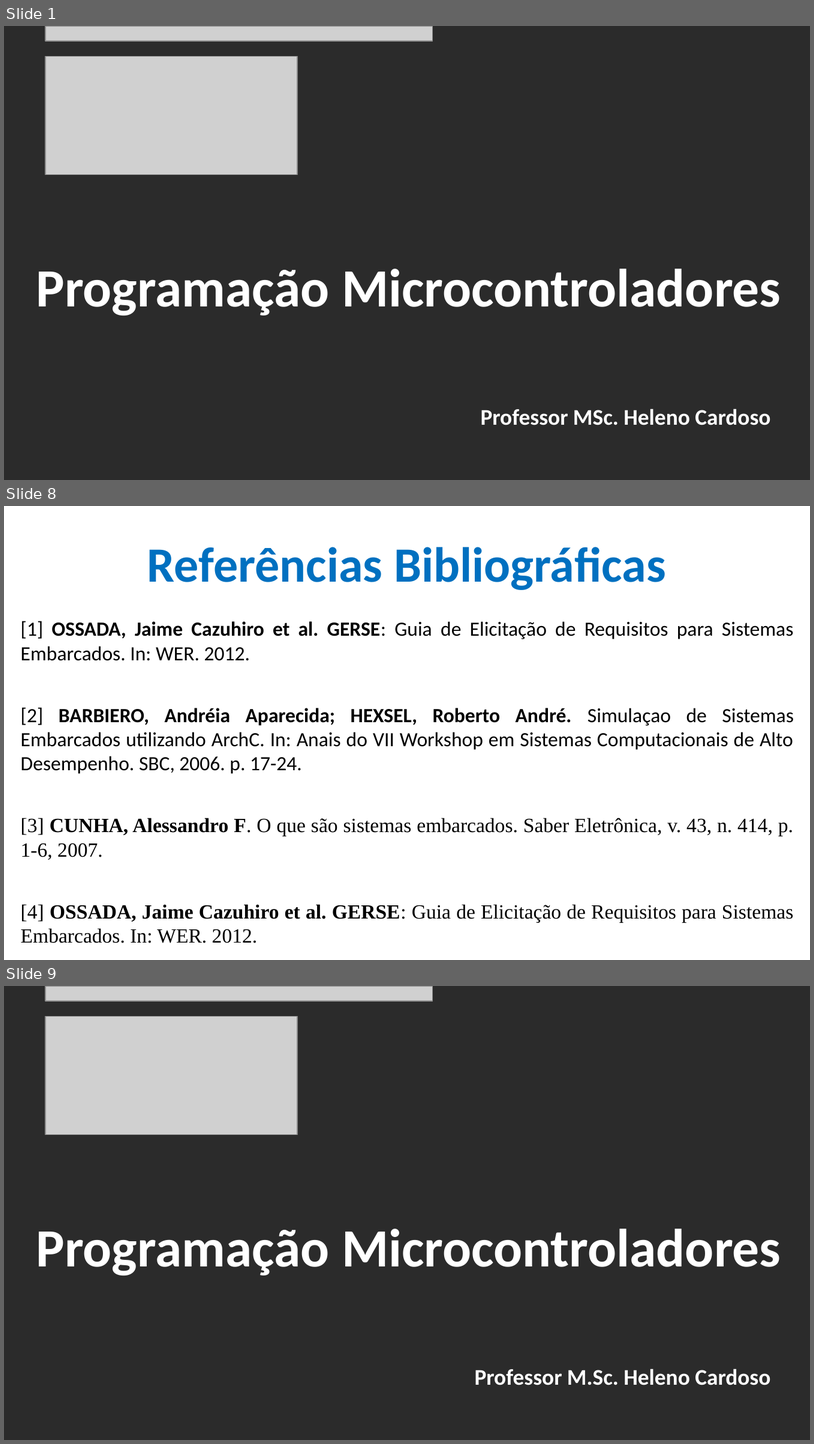
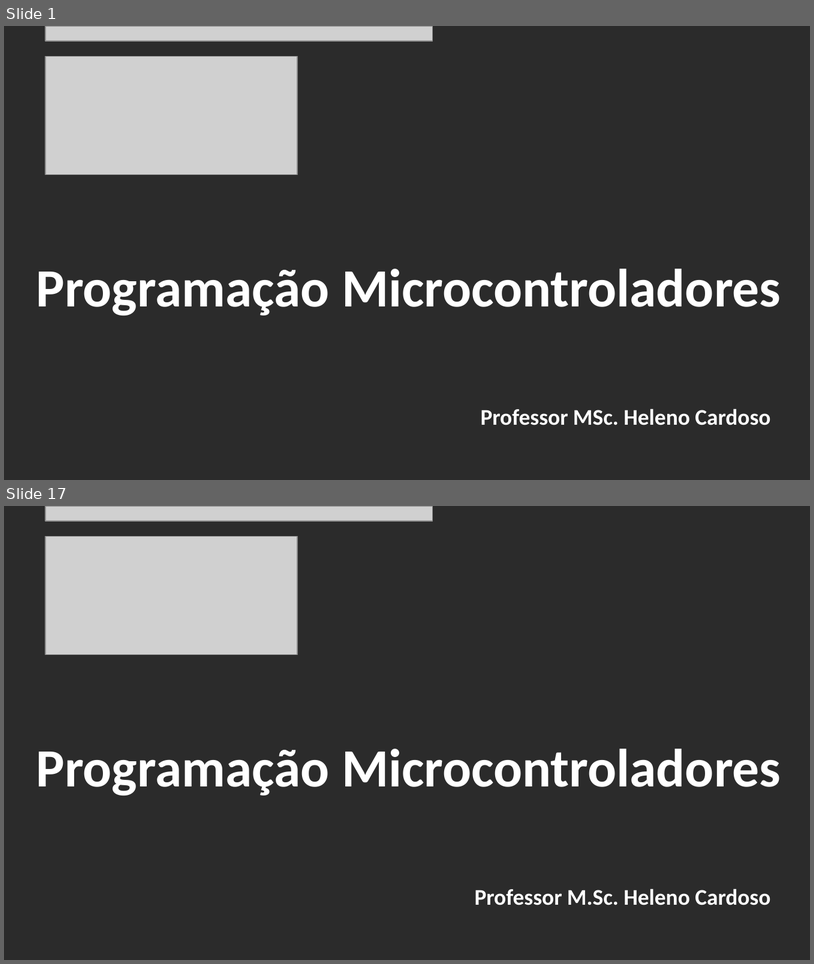
Before and after one commit to CloudEducationBrazil/WydenArea1ProgramacaoMicrocontroladores, a slide deck: 01 Classes/Aula 09 - Programação Microcontroladores - Projetos com Microcontroladores Limitações.pptx. Shown one above the other, each under a label of ours: slides 1, 8 and 9 before the commit, slides 1 and 17 after it; the slides between them are not shown. The pictures are 814x1444 and 814x964 pixels, drawn with LibreOffice and Linux fonts; fonts in the diff are those of the drawing; grey boxes stand for pictures; background and template pictures are left out; a plain dark background stands for a picture behind light text. Boxes give left, top, right and bottom in pixels: in the first picture for what was removed or moved away, otherwise in the second. Text is boxed around its words. In the diff, an @@ line names an element or a change of style, - is before the commit and + after.

```diff
--- a/01 Classes/Aula 09 - Programação Microcontroladores - Projetos com Microcontroladores Limitações.pptx
+++ b/01 Classes/Aula 09 - Programação Microcontroladores - Projetos com Microcontroladores Limitações.pptx
@@ slide 8 removed at [4, 506, 810, 960], background picture (left out) @@
@@ title removed at [147, 547, 666, 590] @@
-Referências Bibliográficas
@@ text removed at [21, 621, 794, 943] @@
-[1] OSSADA, Jaime Cazuhiro et al. GERSE: Guia de Elicitação de Requisitos para Sistemas Embarcados. In: WER. 2012.
-[2] BARBIERO, Andréia Aparecida; HEXSEL, Roberto André. Simulaçao de Sistemas Embarcados utilizando ArchC. In: Anais do VII Workshop em Sistemas Computacionais de Alto Desempenho. SBC, 2006. p. 17-24.
-[3] CUNHA, Alessandro F. O que são sistemas embarcados. Saber Eletrônica, v. 43, n. 414, p. 1-6, 2007.
-[4] OSSADA, Jaime Cazuhiro et al. GERSE: Guia de Elicitação de Requisitos para Sistemas Embarcados. In: WER. 2012.
@@ what was slide 9 is now slide 17 @@
```
Also in this commit, not shown: 5 slides changed, 10 slides added, 1 other slide removed, 4 other files.
